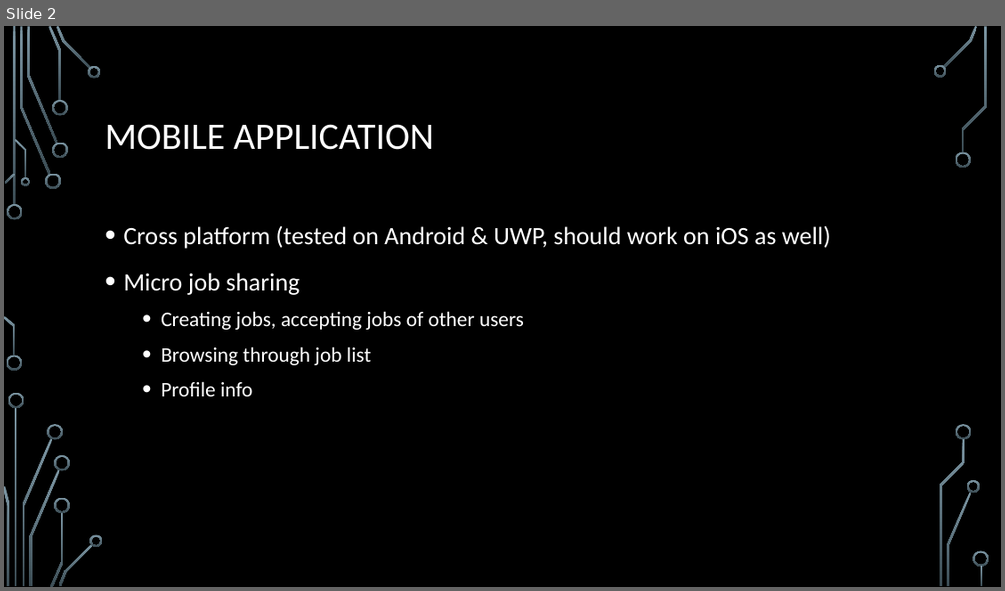
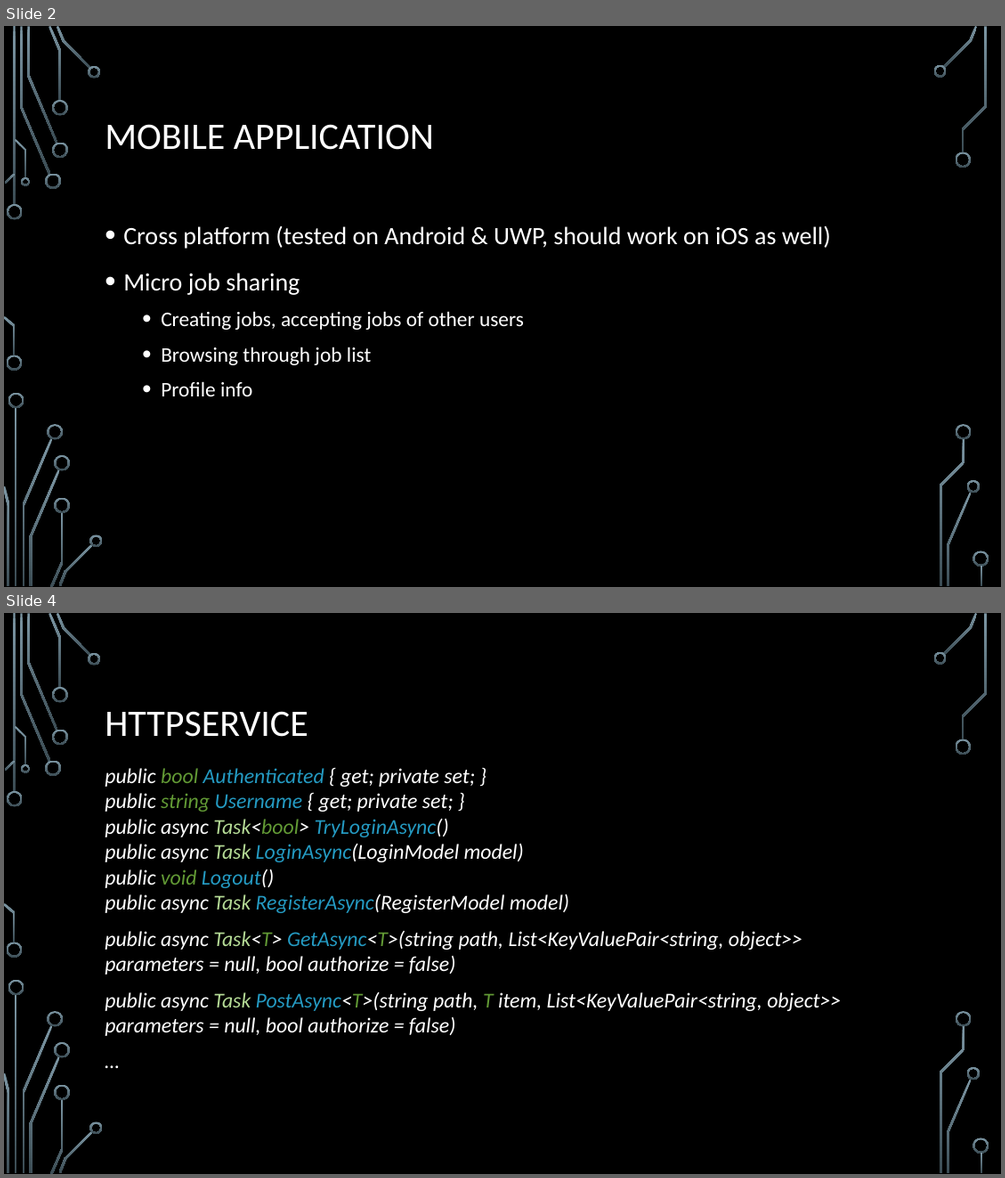
Before and after one commit to gabikadlecova/MicroBee, a slide deck: MicrobeeJobs.pptx. Shown one above the other, each under a label of ours: slide 2 before the commit, slides 2 and 4 after it; the slides between them are not shown. The pictures are 1005x591 and 1005x1178 pixels, drawn with LibreOffice and Linux fonts; fonts in the diff are those of the drawing; background and template pictures are left out. Boxes give left, top, right and bottom in pixels: in the first picture for what was removed or moved away, otherwise in the second. Text is boxed around its words. In the diff, an @@ line names an element or a change of style, - is before the commit and + after.

```diff
--- a/MicrobeeJobs.pptx
+++ b/MicrobeeJobs.pptx
@@ slide 4 added at (x1=4, y1=613, x2=1001, y2=1174), background picture (left out); not listed: 36 template elements that a slide beside it also shows @@
@@ title added at (x1=105, y1=711, x2=308, y2=737), 36 pt, text #FFFFFF @@
+HTTPSERVICE
@@ text added at (x1=105, y1=768, x2=841, y2=1036), 20.4 pt, text #FFFFFF, italic @@
+public bool Authenticated { get; private set; }
+public string Username { get; private set; }
+public async Task<bool> TryLoginAsync()
+public async Task LoginAsync(LoginModel model)
+public void Logout()
+public async Task RegisterAsync(RegisterModel model)
+public async Task<T> GetAsync<T>(string path, List<KeyValuePair<string, object>> parameters = null, bool authorize = false)
+public async Task PostAsync<T>(string path, T item, List<KeyValuePair<string, object>> parameters = null, bool authorize = false)
+…
```
Also in this commit, not shown: 1 slide changed, 5 other slides added.
